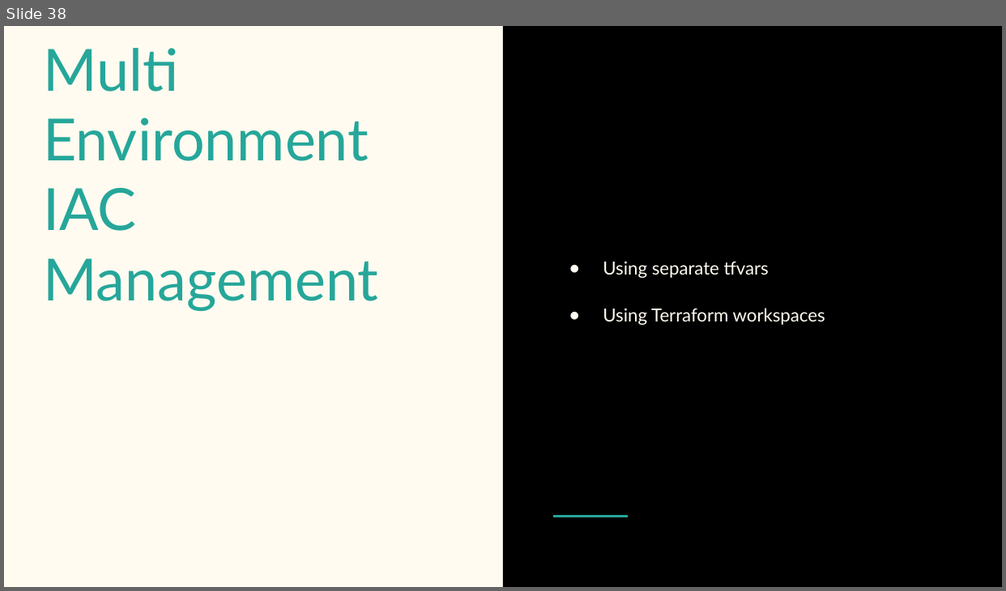
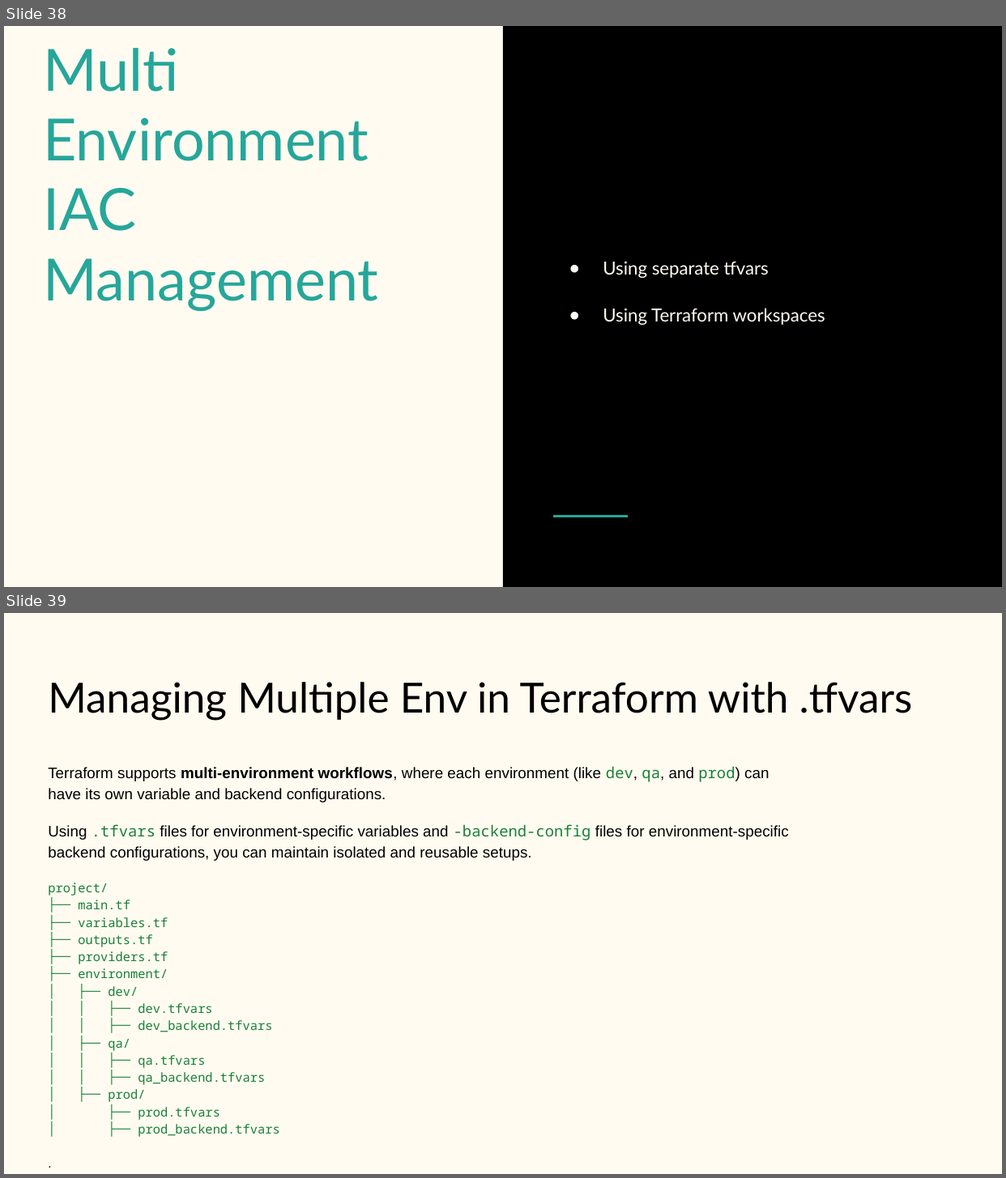
Before and after one commit to jainankur2/ankur-terraform-learning, a slide deck: Terraform.pptx. Shown one above the other, each under a label of ours: slide 38 before the commit, slides 38 and 39 after it. The pictures are 1006x591 and 1006x1178 pixels, drawn with LibreOffice and Linux fonts; fonts in the diff are those of the drawing. Boxes give left, top, right and bottom in pixels: in the first picture for what was removed or moved away, otherwise in the second. Text is boxed around its words. In the diff, an @@ line names an element or a change of style, - is before the commit and + after.

```diff
--- a/Terraform.pptx
+++ b/Terraform.pptx
@@ slide 39 added at (4,613,1002,1174), background #FFFBF0 @@
@@ title added at (48,682,913,721), 30 pt, text #000000 @@
+Managing Multiple Env in Terraform with .tfvars
@@ text added at (48,766,789,1137), 11 pt, text #000000 @@
+Terraform supports multi-environment workflows, where each environment (like dev, qa, and prod) can have its own variable and backend configurations.
+Using .tfvars files for environment-specific variables and -backend-config files for environment-specific backend configurations, you can maintain isolated and reusable setups.
+project/
+├── main.tf
+├── variables.tf
+├── outputs.tf
+├── providers.tf
+├── environment/
+│ ├── dev/
+│ │ ├── dev.tfvars
+│ │ ├── dev_backend.tfvars
+│ ├── qa/
+│ │ ├── qa.tfvars
+│ │ ├── qa_backend.tfvars
+│ ├── prod/
+│ ├── prod.tfvars
+│ ├── prod_backend.tfvars
+.
```
Also in this commit, not shown: 2 slides changed, 16 other slides added, 44 other files.
